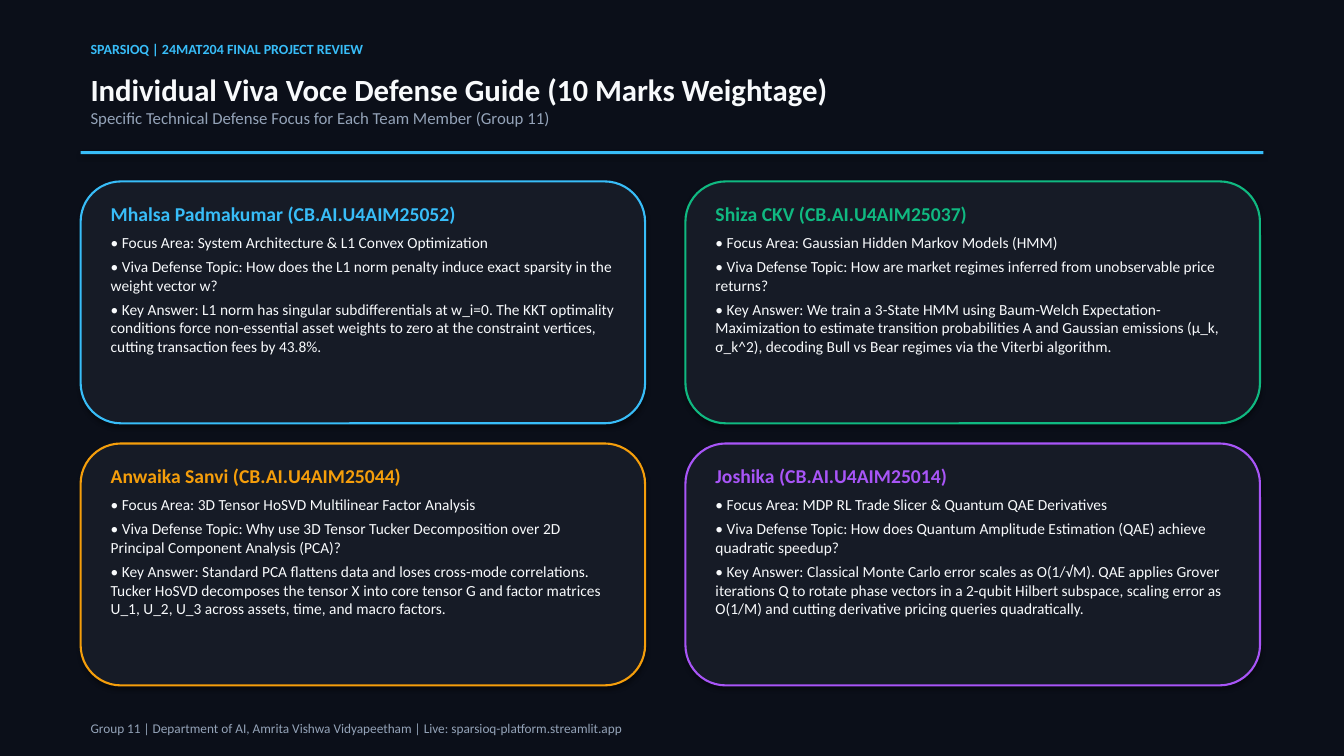
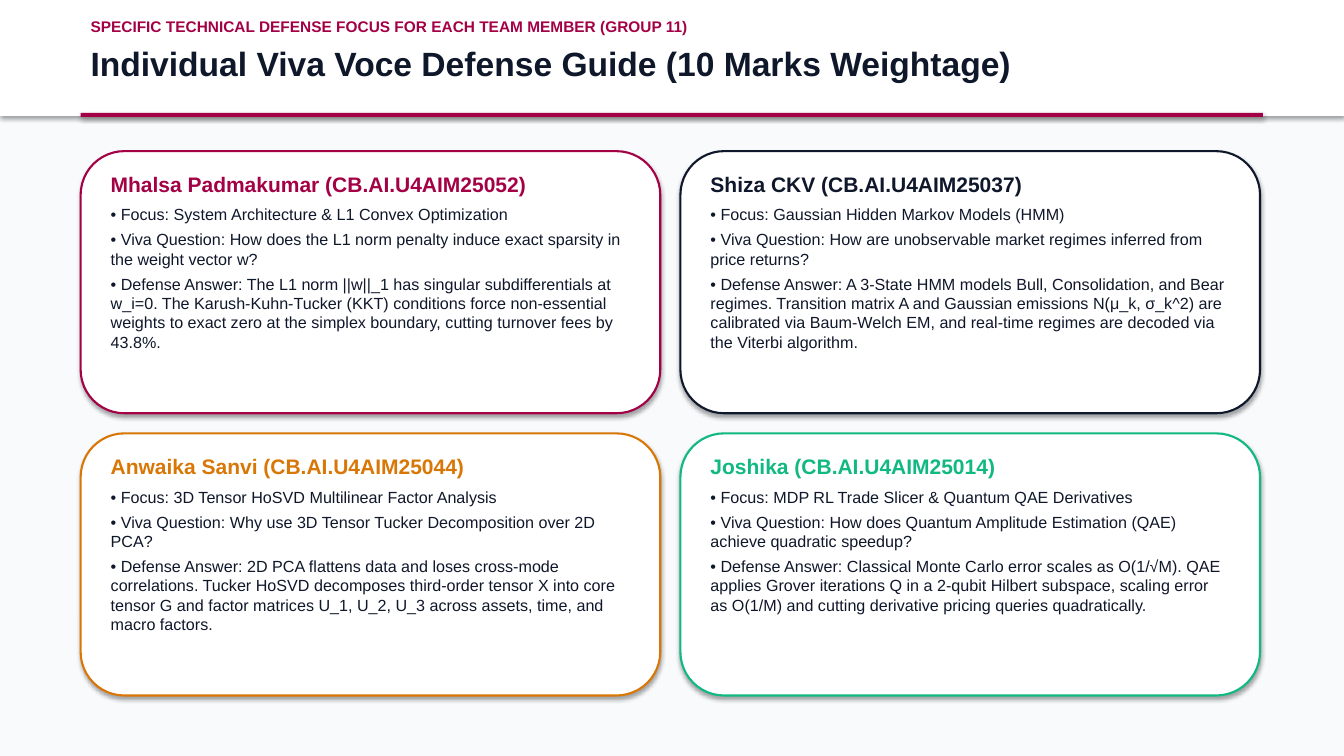
Before and after one commit to mhalsa-aine/SparsioQ-Platform, a slide deck: slide 13 of SparsioQ_Final_Project_Review_Presentation.pptx (slide 18 before the commit). Drawn at 1344x756 pixels with LibreOffice and Linux fonts; fonts in the diff are those of the drawing. Boxes give left, top, right and bottom in pixels: in the first picture for what was removed or moved away, otherwise in the second. Text is boxed around its words. In the diff, an @@ line names an element or a change of style, - is before the commit and + after.

```diff
--- a/SparsioQ_Final_Project_Review_Presentation.pptx
+++ b/SparsioQ_Final_Project_Review_Presentation.pptx
@@ rectangle at (0,0,1344,756): fill #0B0F19 to #F8FAFC @@
@@ rectangle added at (0,0,1344,116), fill #FFFFFF @@
@@ text added at (91,21,687,35), 11 pt, text #A30046, bold @@
+SPECIFIC TECHNICAL DEFENSE FOCUS FOR EACH TEAM MEMBER (GROUP 11)
@@ text "Individual Viva Voce Defense Guide ...": place and size @@
-text "Individual Viva Voce Defense Guide ..." at (91,78,827,127)
+text "Individual Viva Voce Defense Guide ..." at (91,51,1010,83)
@@ text "Individual Viva Voce Defense Guide ..." at (91,51,1010,83): size 22 to 24 pt, font Calibri to Arial, text colour #F8FAFC to #0F172A @@
@@ text removed at (91,45,363,56) @@
-SPARSIOQ | 24MAT204 FINAL PROJECT REVIEW
@@ rectangle: place and size @@
-rectangle at (81,151,1263,154)
+rectangle at (81,113,1263,117)
@@ rectangle at (81,113,1263,117): fill #38BDF8 to #A30046 @@
@@ text at (91,112,549,127): paragraph removed @@
-Specific Technical Defense Focus for Each Team Member (Group 11)
@@ rounded rectangle: place and size @@
-rounded rectangle at (81,181,645,423)
+rounded rectangle at (81,151,660,413)
@@ rounded rectangle at (81,151,660,413): fill #161B26 to #FFFFFF; outline #38BDF8 1.5 pt to #A30046 1.5 pt @@
@@ text "Mhalsa Padmakumar (CB.AI.U4AIM25052)": place and size @@
-text "Mhalsa Padmakumar (CB.AI.U4AIM25052)" at (111,206,614,355)
+text "Mhalsa Padmakumar (CB.AI.U4AIM25052)" at (111,176,621,348)
@@ text at (111,176,526,196): size 14 to 15 pt, font Calibri to Arial, text colour #38BDF8 to #A30046 in "Mhalsa Padmakumar (CB.AI.U4AIM25052)" @@
@@ rounded rectangle: place and size @@
-rounded rectangle at (686,181,1260,423)
+rounded rectangle at (681,151,1260,413)
@@ rounded rectangle at (681,151,1260,413): fill #161B26 to #FFFFFF; outline #10B981 1.5 pt to #0F172A 1.5 pt @@
@@ text "Shiza CKV (CB.AI.U4AIM25037)": place and size @@
-text "Shiza CKV (CB.AI.U4AIM25037)" at (715,206,1219,355)
+text "Shiza CKV (CB.AI.U4AIM25037)" at (710,176,1224,352)
@@ text at (710,176,1022,196): size 14 to 15 pt, font Calibri to Arial, text colour #10B981 to #0F172A in "Shiza CKV (CB.AI.U4AIM25037)" @@
@@ text at (111,208,621,348): text changed; size 11 to 11.5 pt; font Calibri to Arial; text colour #F8FAFC to #0F172A @@
-• Focus Area: System Architecture & L1 Convex Optimization
-• Viva Defense Topic: How does the L1 norm penalty induce exact sparsity in the weight vector w?
-• Key Answer: L1 norm has singular subdifferentials at w_i=0. The KKT optimality conditions force non-essential asset weights to zero at the constraint vertices, cutting transaction fees by 43.8%.
+• Focus: System Architecture & L1 Convex Optimization
+• Viva Question: How does the L1 norm penalty induce exact sparsity in the weight vector w?
+• Defense Answer: The L1 norm ||w||_1 has singular subdifferentials at w_i=0. The Karush-Kuhn-Tucker (KKT) conditions force non-essential weights to exact zero at the simplex boundary, cutting turnover fees by 43.8%.
@@ text at (710,208,1224,352): text changed; size 11 to 11.5 pt; font Calibri to Arial; text colour #F8FAFC to #0F172A @@
-• Focus Area: Gaussian Hidden Markov Models (HMM)
-• Viva Defense Topic: How are market regimes inferred from unobservable price returns?
-• Key Answer: We train a 3-State HMM using Baum-Welch Expectation-Maximization to estimate transition probabilities A and Gaussian emissions (μ_k, σ_k^2), decoding Bull vs Bear regimes via the Viterbi algorithm.
+• Focus: Gaussian Hidden Markov Models (HMM)
+• Viva Question: How are unobservable market regimes inferred from price returns?
+• Defense Answer: A 3-State HMM models Bull, Consolidation, and Bear regimes. Transition matrix A and Gaussian emissions N(μ_k, σ_k^2) are calibrated via Baum-Welch EM, and real-time regimes are decoded via the Viterbi algorithm.
@@ rounded rectangle: place and size @@
-rounded rectangle at (81,444,645,686)
+rounded rectangle at (81,434,660,696)
@@ rounded rectangle at (81,434,660,696): fill #161B26 to #FFFFFF; outline #F59E0B 1.5 pt to #D97706 1.5 pt @@
@@ text "Anwaika Sanvi (CB.AI.U4AIM25044)": place and size @@
-text "Anwaika Sanvi (CB.AI.U4AIM25044)" at (111,468,601,616)
+text "Anwaika Sanvi (CB.AI.U4AIM25044)" at (111,458,615,630)
@@ rounded rectangle: place and size @@
-rounded rectangle at (686,444,1260,686)
+rounded rectangle at (681,434,1260,696)
@@ rounded rectangle at (681,434,1260,696): fill #161B26 to #FFFFFF; outline #A855F7 1.5 pt to #10B981 1.5 pt @@
@@ text "Joshika (CB.AI.U4AIM25014)": place and size @@
-text "Joshika (CB.AI.U4AIM25014)" at (715,468,1221,617)
+text "Joshika (CB.AI.U4AIM25014)" at (710,458,1220,614)
@@ text at (111,458,464,478): size 14 to 15 pt, font Calibri to Arial, text colour #F59E0B to #D97706 in "Anwaika Sanvi (CB.AI.U4AIM25044)" @@
@@ text at (710,458,995,478): size 14 to 15 pt, font Calibri to Arial, text colour #A855F7 to #10B981 in "Joshika (CB.AI.U4AIM25014)" @@
@@ text at (111,491,615,630): text changed; size 11 to 11.5 pt; font Calibri to Arial; text colour #F8FAFC to #0F172A @@
-• Focus Area: 3D Tensor HoSVD Multilinear Factor Analysis
-• Viva Defense Topic: Why use 3D Tensor Tucker Decomposition over 2D Principal Component Analysis (PCA)?
-• Key Answer: Standard PCA flattens data and loses cross-mode correlations. Tucker HoSVD decomposes the tensor X into core tensor G and factor matrices U_1, U_2, U_3 across assets, time, and macro factors.
+• Focus: 3D Tensor HoSVD Multilinear Factor Analysis
+• Viva Question: Why use 3D Tensor Tucker Decomposition over 2D PCA?
+• Defense Answer: 2D PCA flattens data and loses cross-mode correlations. Tucker HoSVD decomposes third-order tensor X into core tensor G and factor matrices U_1, U_2, U_3 across assets, time, and macro factors.
@@ text at (710,491,1220,614): text changed; size 11 to 11.5 pt; font Calibri to Arial; text colour #F8FAFC to #0F172A @@
-• Focus Area: MDP RL Trade Slicer & Quantum QAE Derivatives
-• Viva Defense Topic: How does Quantum Amplitude Estimation (QAE) achieve quadratic speedup?
-• Key Answer: Classical Monte Carlo error scales as O(1/√M). QAE applies Grover iterations Q to rotate phase vectors in a 2-qubit Hilbert subspace, scaling error as O(1/M) and cutting derivative pricing queries quadratically.
+• Focus: MDP RL Trade Slicer & Quantum QAE Derivatives
+• Viva Question: How does Quantum Amplitude Estimation (QAE) achieve quadratic speedup?
+• Defense Answer: Classical Monte Carlo error scales as O(1/√M). QAE applies Grover iterations Q in a 2-qubit Hilbert subspace, scaling error as O(1/M) and cutting derivative pricing queries quadratically.
@@ text removed at (91,724,621,735) @@
-Group 11 | Department of AI, Amrita Vishwa Vidyapeetham | Live: sparsioq-platform.streamlit.app
```
Also in this commit, not shown: 9 other slides changed, 3 slides added, 8 slides removed.
